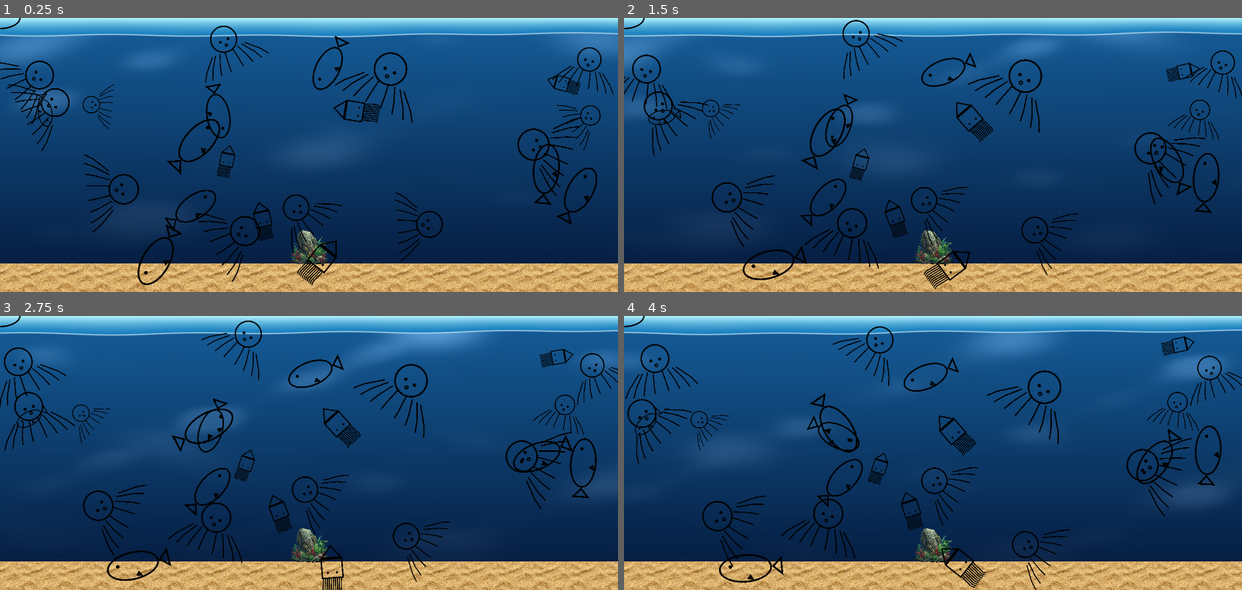
Above: before the commit, frames 1-4 (two rows, left to right).
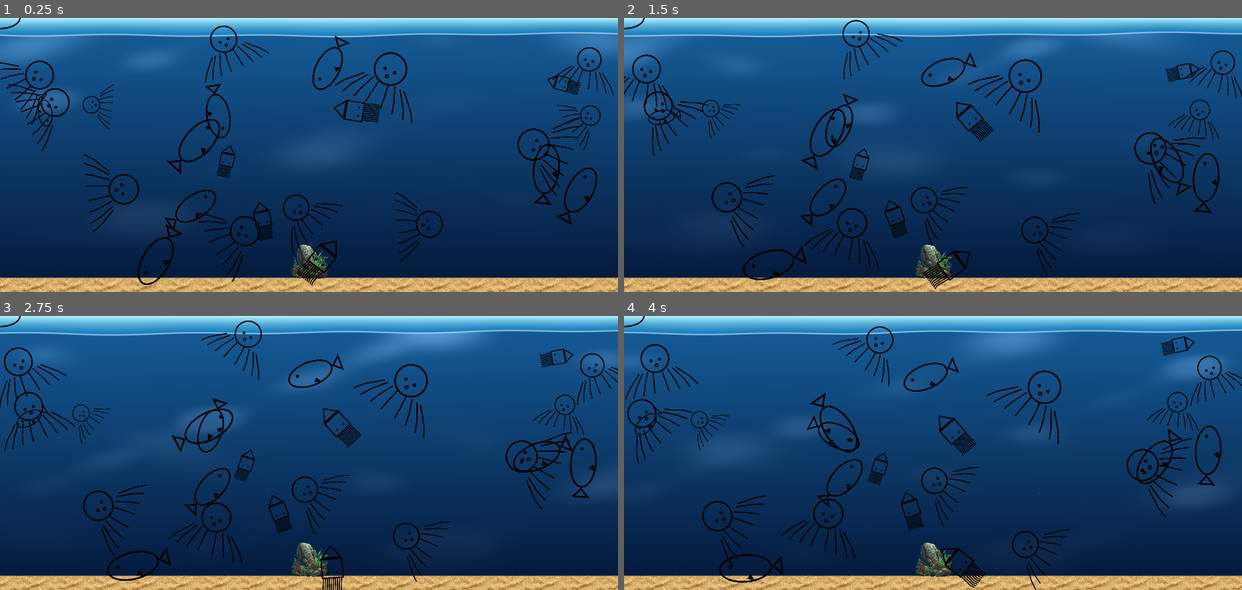
Above: after the commit, the same moments.

Repository: dreamthread-dev/digital-aquarium
Game: Godot game, scene res://scenes/aquarium_scene.tscn
Same seed, same stepped clock (60 frames per second), same inputs: the game is played once before the commit and once after it.
Inputs:
- Up to frame 1 (0.25 s): no input
- Up to frame 2 (1.5 s): tap Enter at 0.5 s
- Up to frame 3 (2.75 s): no input
- Up to frame 4 (4 s): no input

The runs differ from the first frame. In frame 1, 7.9% of the frame differs, in the area x 0-100%, y 77-100%; in frame 2, 7.9%; in frame 3, 7.9%; in frame 4, 7.9%.

Commit message:
feat: 砂底の厚さを半分(200px)に縮小しデコレーション位置を調整 (#43)

Diff:
--- a/godot/scenes/aquarium_scene.tscn
+++ b/godot/scenes/aquarium_scene.tscn
@@ -50,7 +50,7 @@
 color = Color(0.7, 0.95, 1, 0.25)
 
 [node name="SandBottom" type="TextureRect" parent="."]
-offset_top = 3440.0
+offset_top = 3640.0
 offset_right = 8640.0
 offset_bottom = 3840.0
 texture = ExtResource("6_sand")
@@ -58,7 +58,7 @@
 
 [node name="Decorations" type="Sprite2D" parent="."]
 material = SubResource("ShaderMaterial_sway")
-position = Vector2(4320, 3200)
+position = Vector2(4320, 3400)
 scale = Vector2(0.6, 0.6)
 texture = ExtResource("7_decorations")
 
